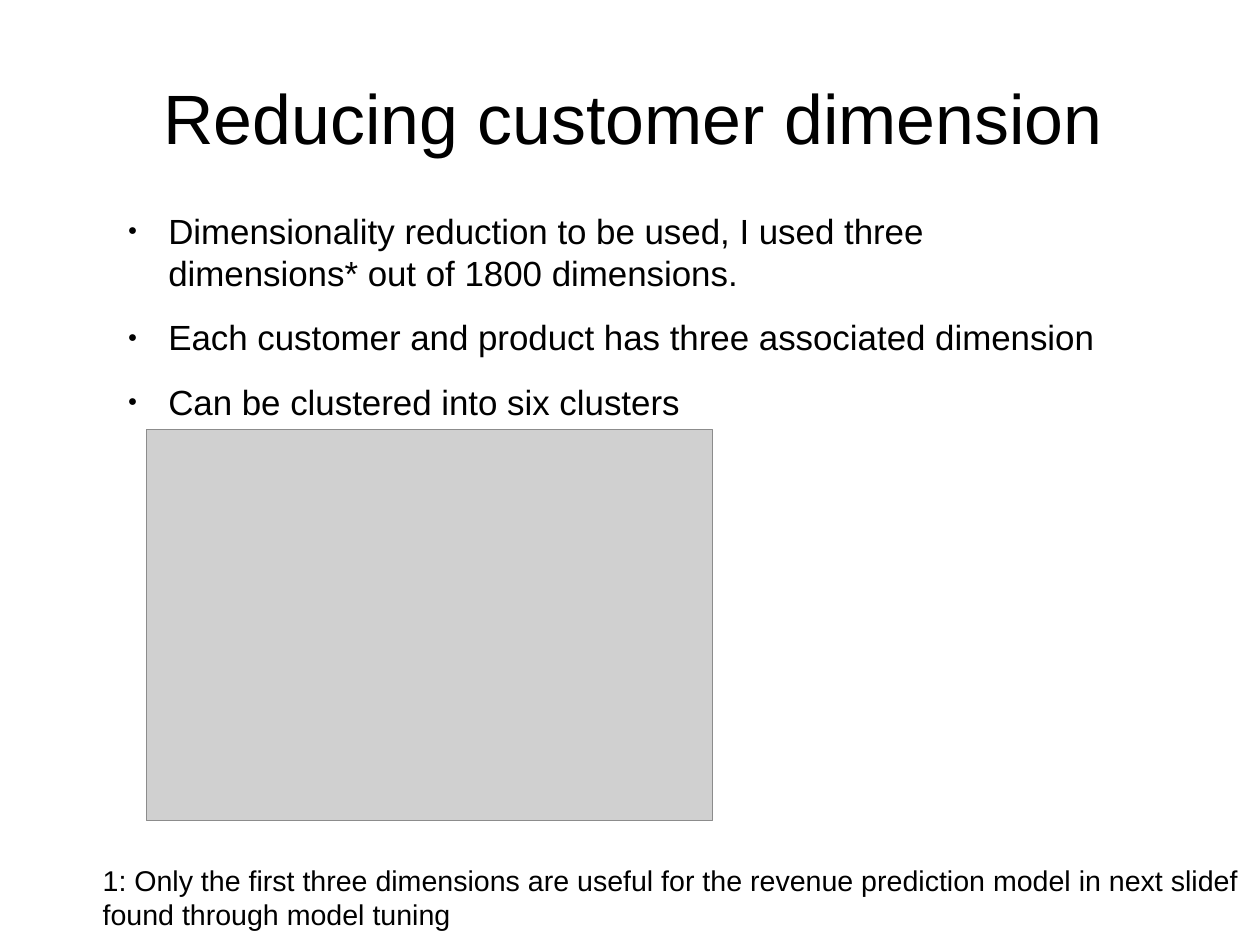
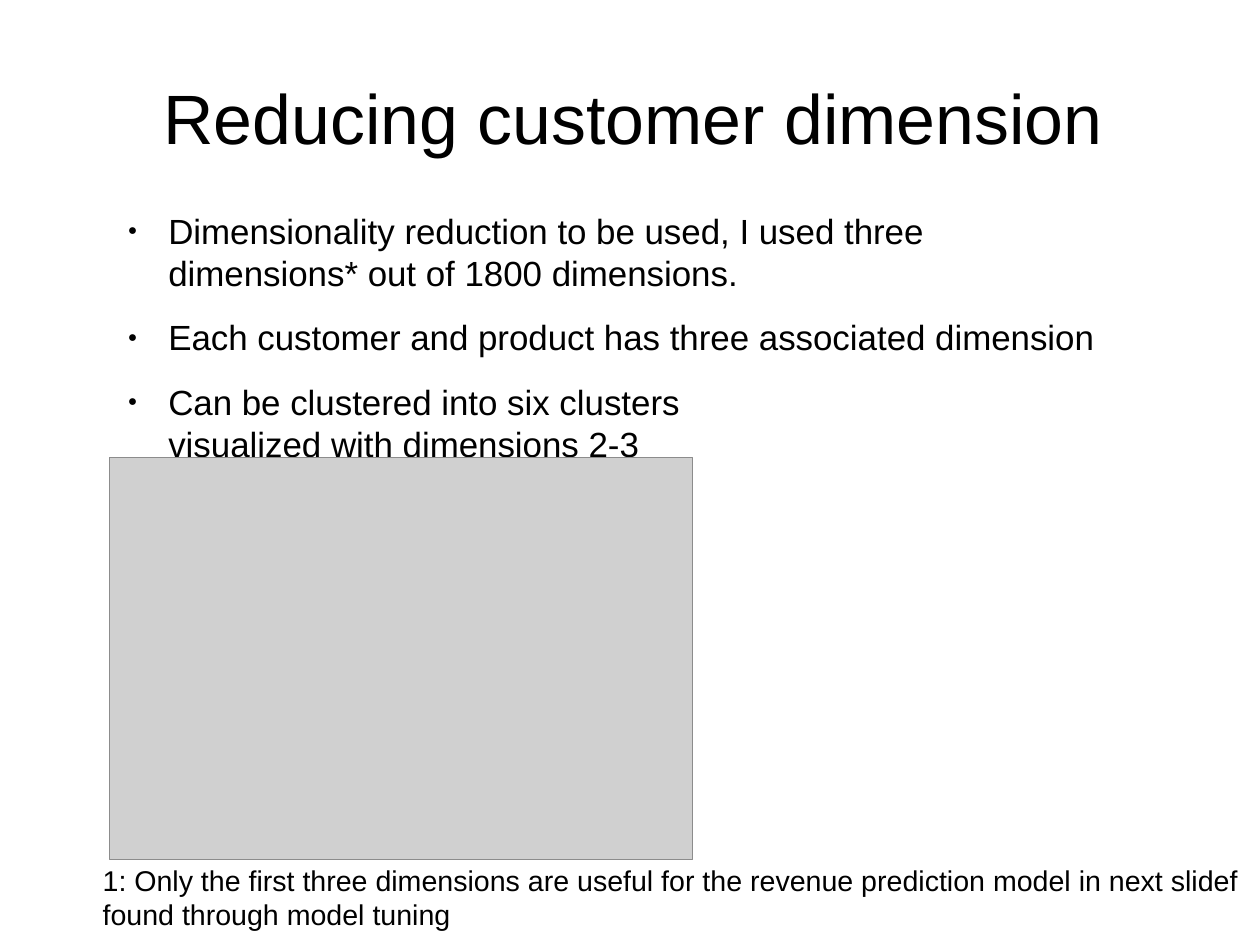
Before and after one commit to leexa90/E-commece-Data-Science, a slide deck: slide 7 of Present.odp (slide 6 before the commit). Drawn at 1260x945 pixels with LibreOffice and Linux fonts; fonts in the diff are those of the drawing; grey boxes stand for pictures. Boxes give left, top, right and bottom in pixels: in the first picture for what was removed or moved away, otherwise in the second. Text is boxed around its words. In the diff, an @@ line names an element or a change of style, - is before the commit and + after.

```diff
--- a/Present.odp
+++ b/Present.odp
@@ text at (x1=168, y1=389, x2=679, y2=464): text changed @@
-● Can be clustered into six clusters
+● Can be clustered into six clusters
+  visualized with dimensions 2-3
@@ picture resized from (x1=146, y1=430, x2=712, y2=821) to (x1=110, y1=457, x2=693, y2=860) @@
```
Also in this commit, not shown: 5 other slides changed, 1 slide added, 2 other files.
